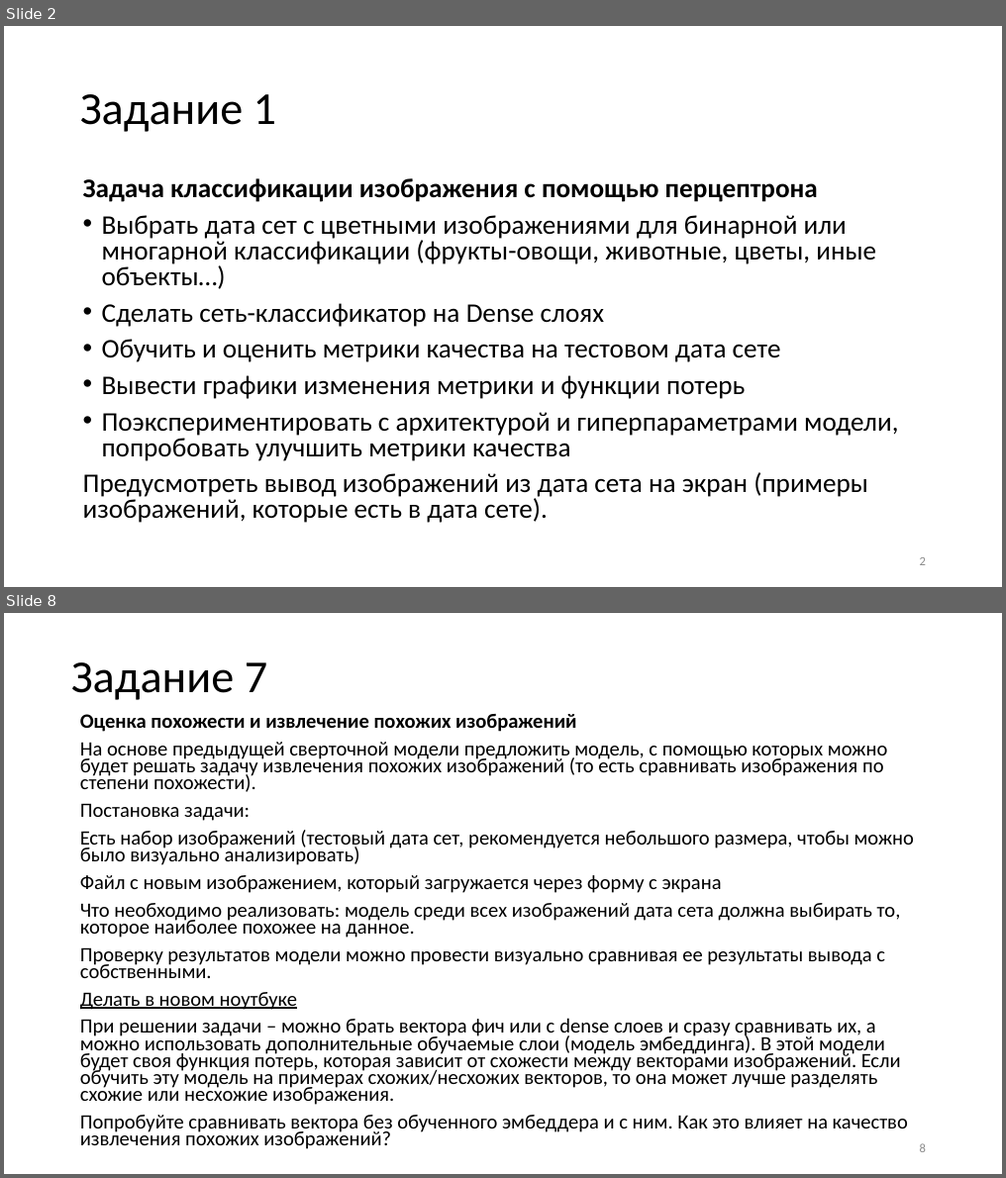
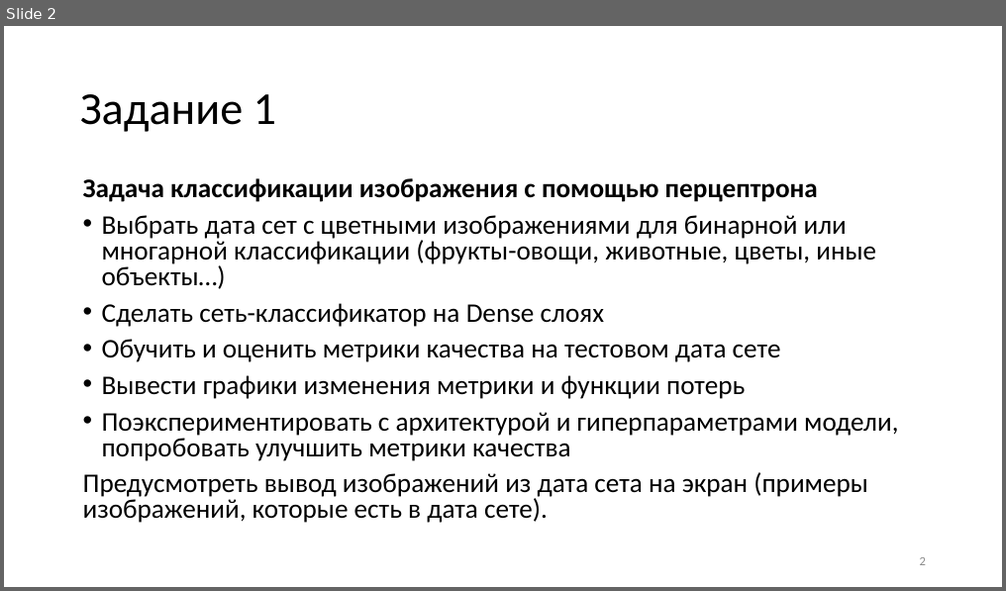
Before and after one commit to itc202/praktik, a slide deck: Нейросети_2024_практические_less2.pptx. Shown one above the other, each under a label of ours: slides 2 and 8 before the commit, slide 2 after it; the slides between them are not shown. The pictures are 1006x1178 and 1006x591 pixels, drawn with LibreOffice and Linux fonts; fonts in the diff are those of the drawing. Boxes give left, top, right and bottom in pixels: in the first picture for what was removed or moved away, otherwise in the second. Text is boxed around its words. In the diff, an @@ line names an element or a change of style, - is before the commit and + after.

```diff
--- a/Нейросети_2024_практические_less2.pptx
+++ b/Нейросети_2024_практические_less2.pptx
@@ slide 8 removed at bbox=[4, 613, 1002, 1174], background #FFFFFF @@
@@ title removed at bbox=[71, 663, 267, 700] @@
-Задание 7
@@ text removed at bbox=[80, 714, 914, 1150] @@
-Оценка похожести и извлечение похожих изображений
-На основе предыдущей сверточной модели предложить модель, с помощью которых можно будет решать задачу извлечения похожих изображений (то есть сравнивать изображения по степени похожести).
-Постановка задачи:
-Есть набор изображений (тестовый дата сет, рекомендуется небольшого размера, чтобы можно было визуально анализировать)
-Файл с новым изображением, который загружается через форму с экрана
-Что необходимо реализовать: модель среди всех изображений дата сета должна выбирать то, которое наиболее похожее на данное.
-Проверку результатов модели можно провести визуально сравнивая ее результаты вывода с собственными.
-Делать в новом ноутбуке
-При решении задачи – можно брать вектора фич или с dense слоев и сразу сравнивать их, а можно использовать дополнительные обучаемые слои (модель эмбеддинга). В этой модели будет своя функция потерь, которая зависит от схожести между векторами изображений. Если обучить эту модель на примерах схожих/несхожих векторов, то она может лучше разделять схожие или несхожие изображения.
-Попробуйте сравнивать вектора без обученного эмбеддера и с ним. Как это влияет на качество извлечения похожих изображений?
@@ page number removed at bbox=[920, 1144, 926, 1153] @@
-8
```
Also in this commit, not shown: 5 slides changed, 1 slide added, 3 other slides removed.
